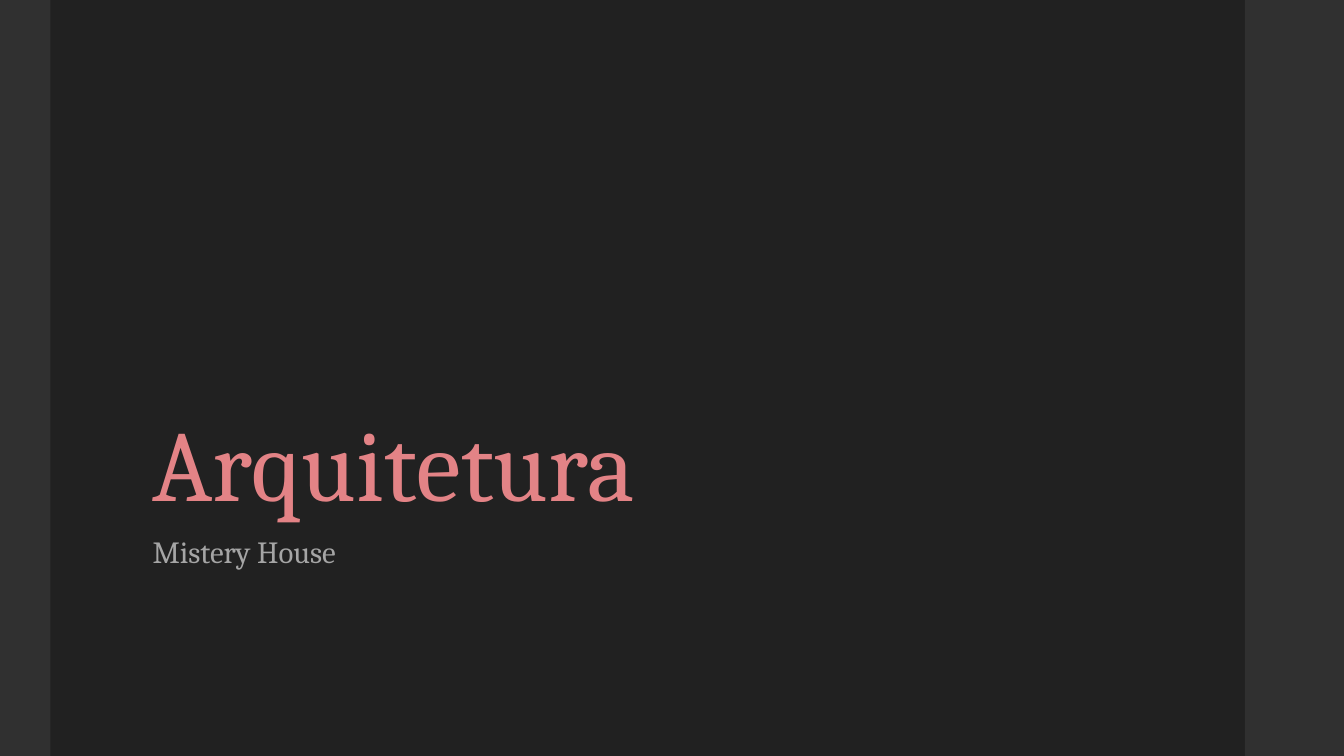
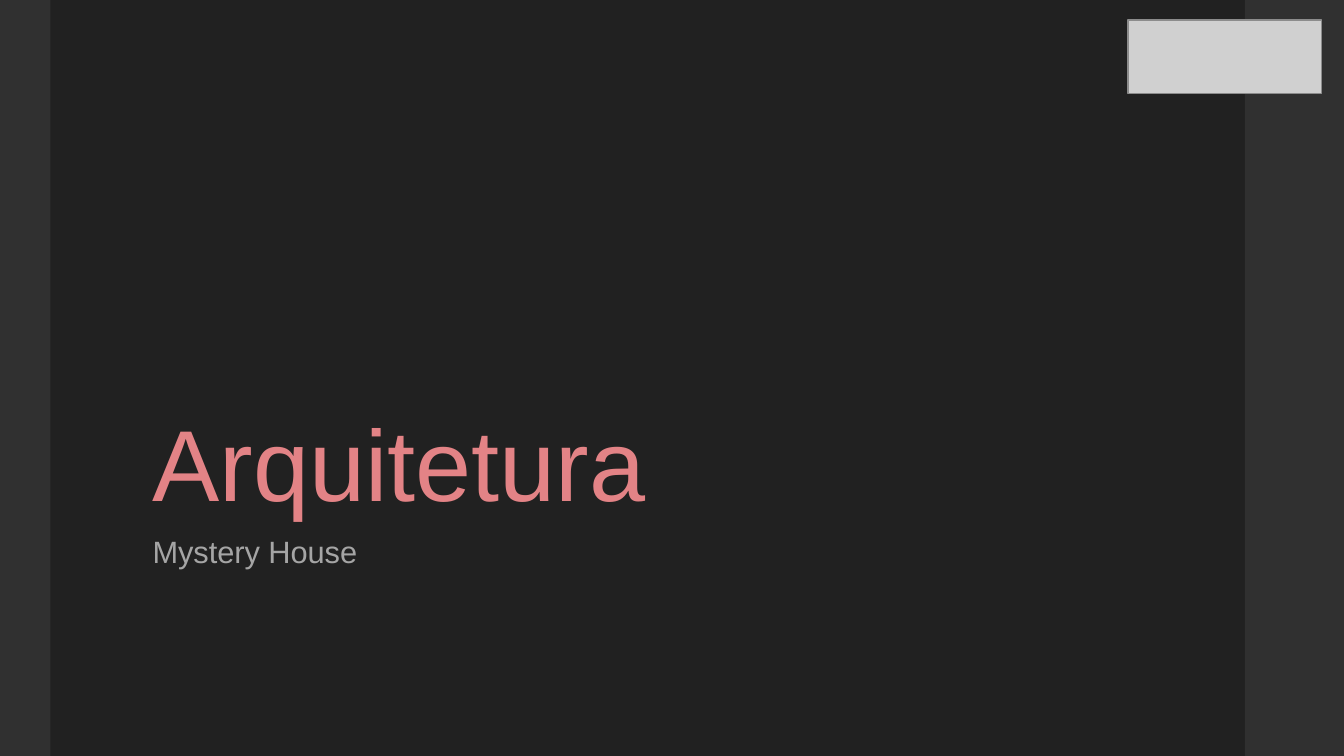
Before and after one commit to brendonborck/mystery_house_game, a slide deck: slide 9 of Apresentacao.pptx. Drawn at 1344x756 pixels with LibreOffice and Linux fonts; fonts in the diff are those of the drawing; grey boxes stand for pictures. Boxes give left, top, right and bottom in pixels: in the first picture for what was removed or moved away, otherwise in the second. Text is boxed around its words. In the diff, an @@ line names an element or a change of style, - is before the commit and + after.

```diff
--- a/Apresentacao.pptx
+++ b/Apresentacao.pptx
@@ picture added at [1128, 20, 1321, 94] @@
@@ title "Arquitetura" at [153, 428, 646, 520]: font Cambria to Arial @@
@@ subtitle at [153, 542, 357, 569]: text changed; font Cambria to Arial @@
-Mistery House
+Mystery House
```
Also in this commit, not shown: 13 other slides changed, 2 slides added, 2 slides removed, 3 other files.
